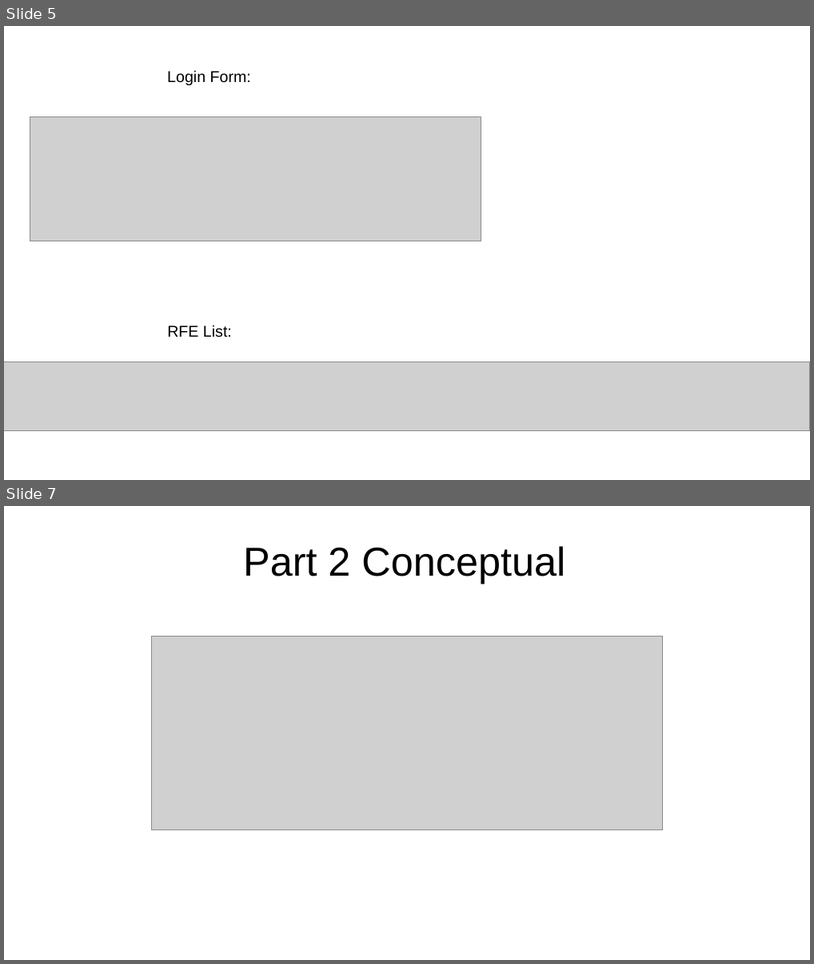
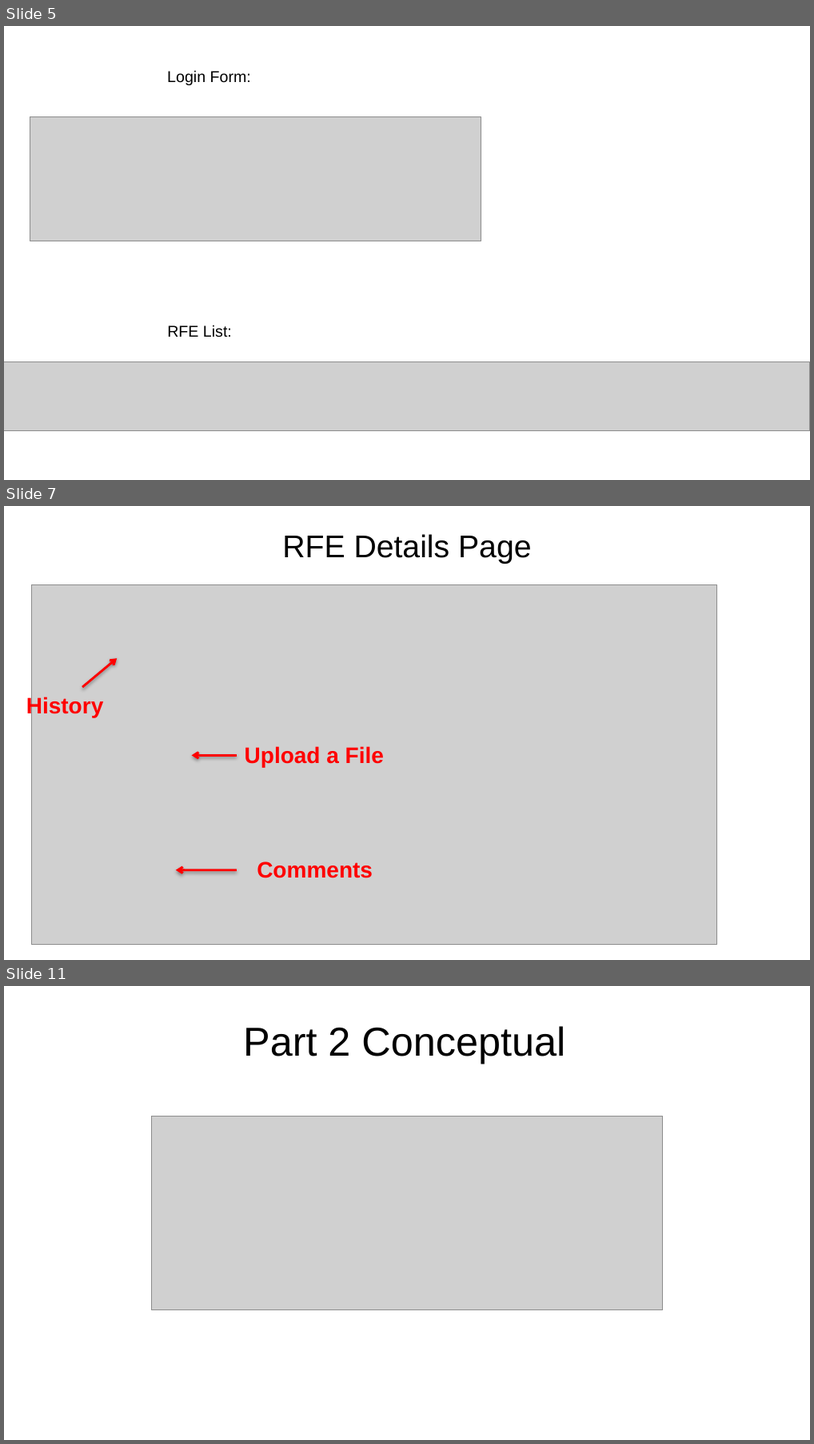
Before and after one commit to jymin94/f15b7proj1, a slide deck: Apex-Project.pptx. Shown one above the other, each under a label of ours: slides 5 and 7 before the commit, slides 5, 7 and 11 after it; the slides between them are not shown. The pictures are 814x964 and 814x1444 pixels, drawn with LibreOffice and Linux fonts; fonts in the diff are those of the drawing; grey boxes stand for pictures. Boxes give left, top, right and bottom in pixels: in the first picture for what was removed or moved away, otherwise in the second. Text is boxed around its words. In the diff, an @@ line names an element or a change of style, - is before the commit and + after.

```diff
--- a/Apex-Project.pptx
+++ b/Apex-Project.pptx
@@ slide 7 added at [4, 506, 810, 960], background #FFFFFF @@
@@ title added at [282, 534, 531, 564], 28 pt, text #000000 @@
+RFE Details Page
@@ picture added at [31, 585, 717, 944] @@
@@ arrow added from (82, 687) to (117, 659), #FF0000 2 pt @@
@@ text added at [26, 696, 104, 717], 20 pt, text #FF0000, bold @@
+History
@@ arrow added from (236, 755) to (192, 755), #FF0000 2 pt @@
@@ text added at [245, 746, 384, 767], 20 pt, text #FF0000, bold @@
+Upload a File
@@ text added at [257, 861, 373, 878], 20 pt, text #FF0000, bold @@
+Comments
@@ arrow added from (236, 870) to (176, 870), #FF0000 2 pt @@
@@ what was slide 7 is now slide 11 @@
```
Also in this commit, not shown: 2 slides changed, 6 other slides added, 3 slides removed.
